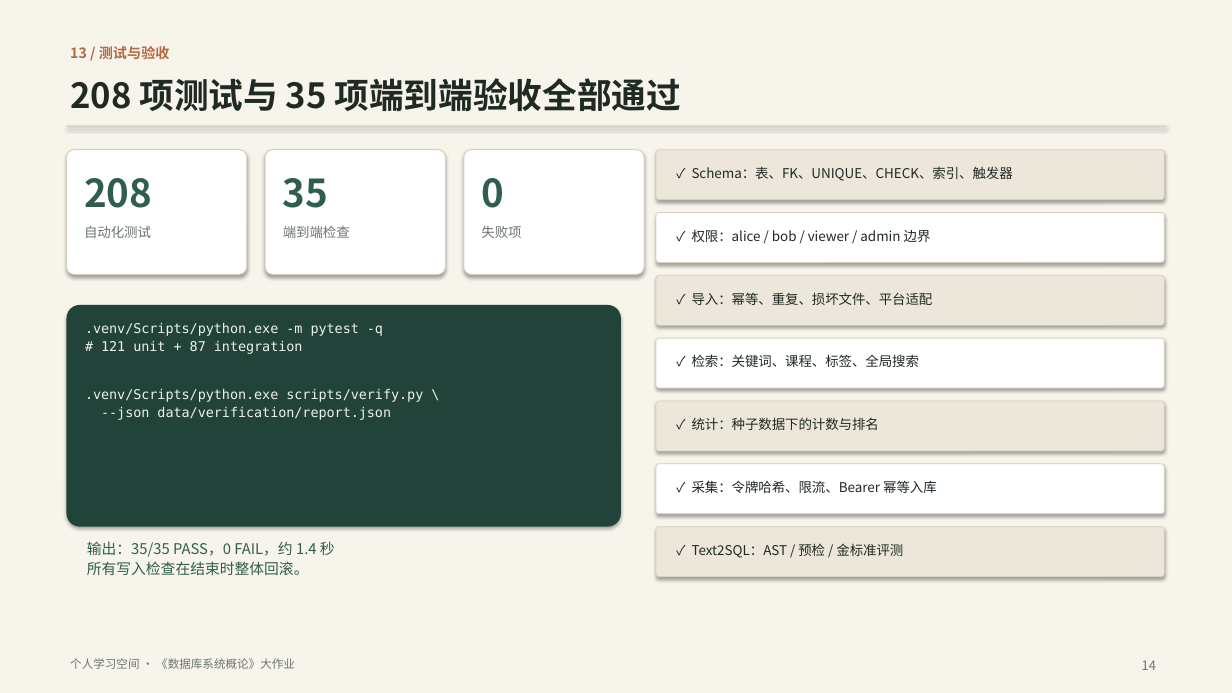
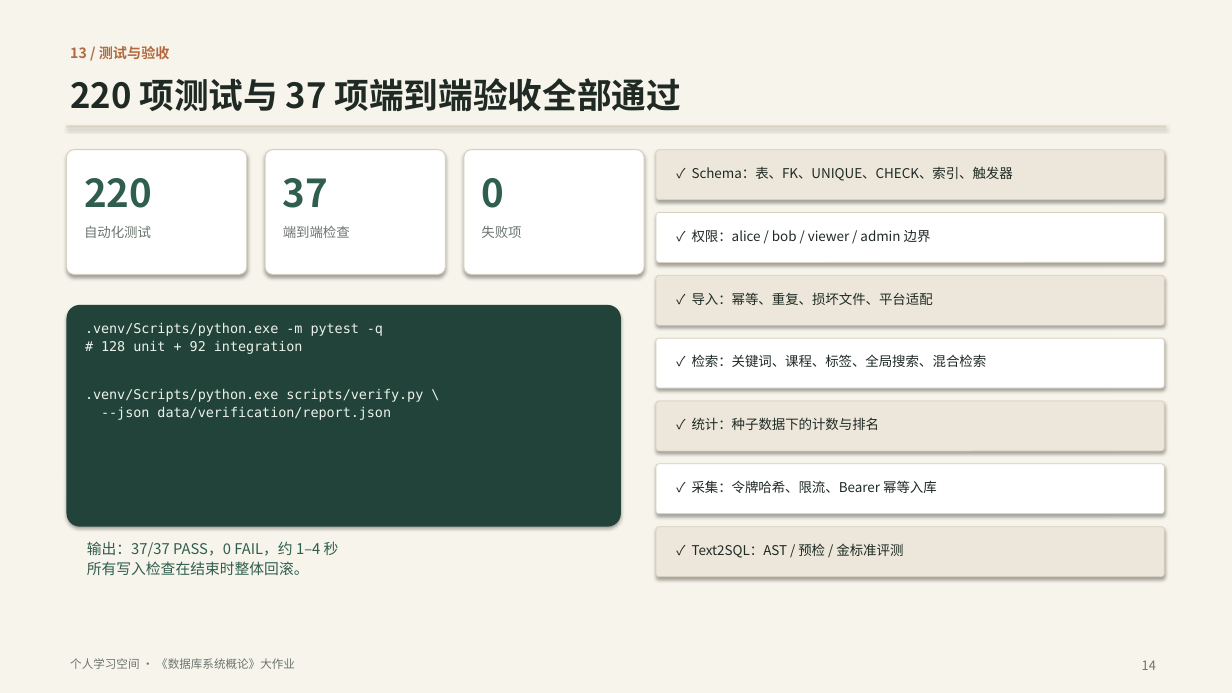
Before and after one commit to ycl-berserk/2026Database, a slide deck: slide 14 of docs/汇报.pptx. Drawn at 1232x693 pixels with LibreOffice and Linux fonts; fonts in the diff are those of the drawing. Boxes give left, top, right and bottom in pixels: in the first picture for what was removed or moved away, otherwise in the second. Text is boxed around its words. In the diff, an @@ line names an element or a change of style, - is before the commit and + after.

Commit message:
feat: pgvector 混合检索与索引一致性守护
- 迁移 004 增加 vector(1536)、HNSW cosine 索引与嵌入元数据
- 词法/向量各取 100 候选，RRF(k=60) 融合；无 Key 或调用失败自动退回词法
- 搜索页展示检索模式与向量覆盖率，支持每批 64 条补齐；管理员无入口
- 修复 pgvector 镜像切换后 tags 唯一索引的 libc 排序残留
- verify 增至 37 项（含混合检索与索引健康），测试 220 项

```diff
--- a/docs/汇报.pptx
+++ b/docs/汇报.pptx
@@ text at box(70, 78, 682, 111): text changed @@
-208 项测试与 35 项端到端验收全部通过
+220 项测试与 37 项端到端验收全部通过
@@ text at box(84, 178, 152, 208): text changed @@
-208
+220
@@ text at box(283, 178, 328, 208): text changed @@
-35
+37
@@ text at box(101, 340, 303, 354): text changed @@
-# 121 unit + 87 integration
+# 128 unit + 92 integration
@@ text at box(692, 354, 987, 367): text changed @@
-✓ 检索：关键词、课程、标签、全局搜索
+✓ 检索：关键词、课程、标签、全局搜索、混合检索
@@ text at box(87, 541, 339, 557): text changed @@
-输出：35/35 PASS，0 FAIL，约 1.4 秒
+输出：37/37 PASS，0 FAIL，约 1–4 秒
```
Also in this commit, not shown: 3 other slides changed, 23 other files.
